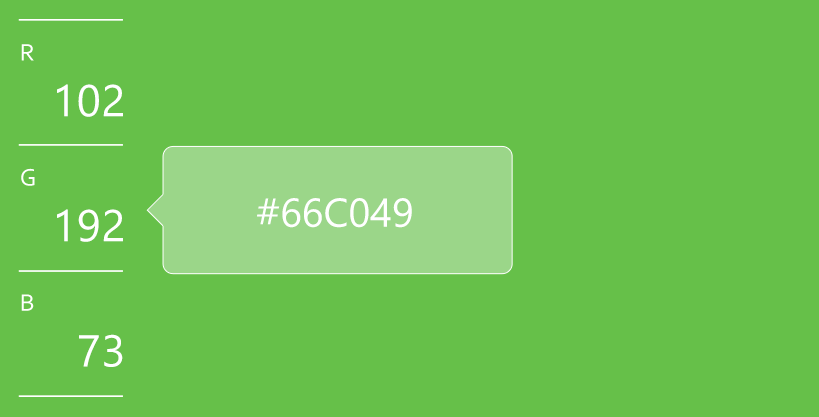
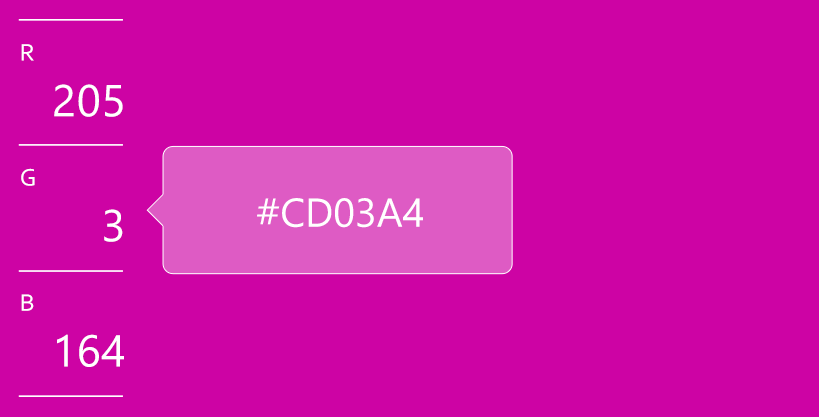
Layer changes from the first (819, 417) image to the second:
renamed "#66C049" to "#cd03a4", painted on it over box(257, 198, 423, 228)
renamed "102 192 73" to "205 3 164", painted on it over box(54, 84, 124, 367)
painted on "图层 2" over box(0, 0, 819, 417)
